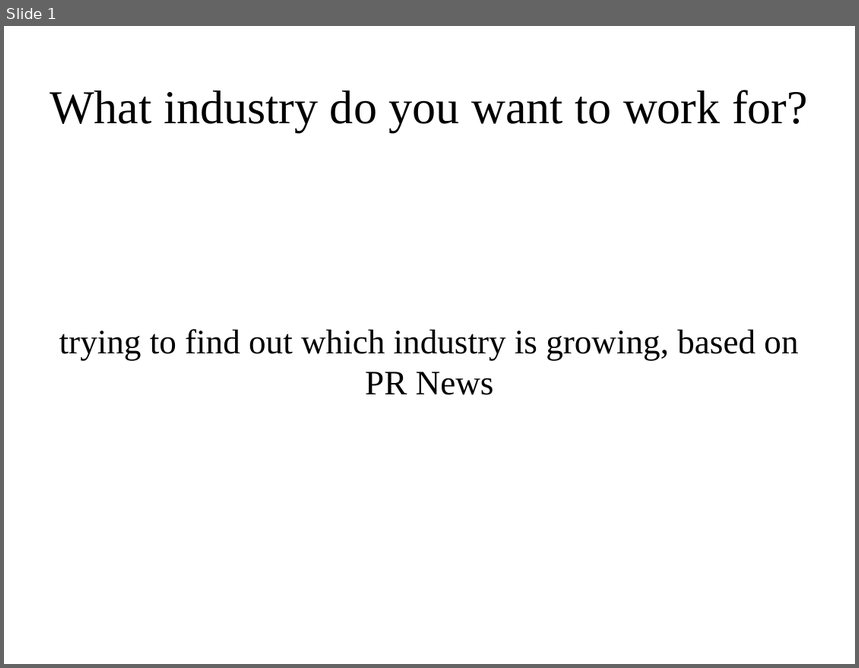
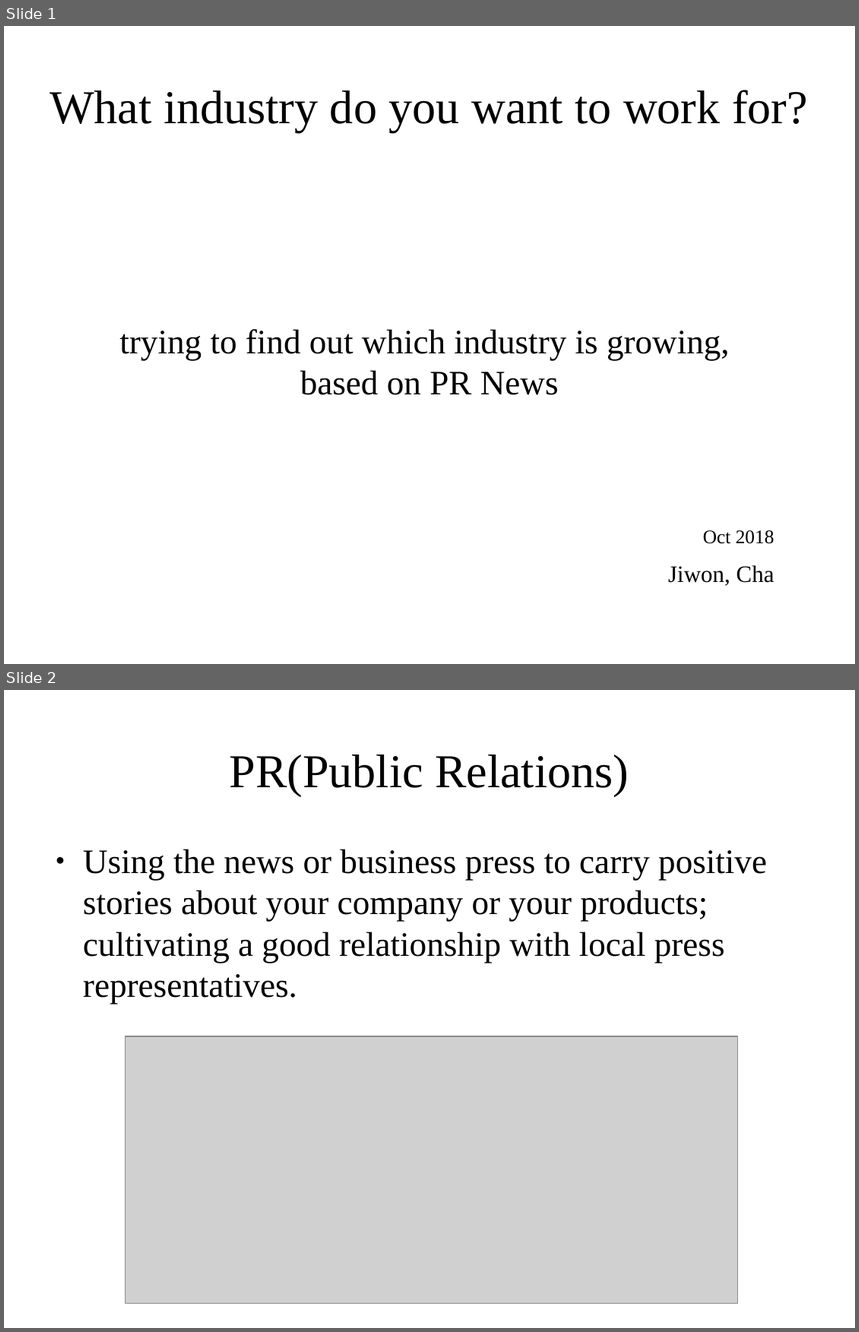
Before and after one commit to chazzy1/webscraping, a slide deck: documents/news_scraping.odp. Shown one above the other, each under a label of ours: slide 1 before the commit, slides 1 and 2 after it. The pictures are 859x668 and 859x1332 pixels, drawn with LibreOffice and Linux fonts; fonts in the diff are those of the drawing; grey boxes stand for pictures. Boxes give left, top, right and bottom in pixels: in the first picture for what was removed or moved away, otherwise in the second. Text is boxed around its words. In the diff, an @@ line names an element or a change of style, - is before the commit and + after.

```diff
--- a/documents/news_scraping.odp
+++ b/documents/news_scraping.odp
@@ slide 2 added at (4,690,855,1328), background #FFFFFF @@
@@ title added at (230,755,629,796), 44 pt, text #000000 @@
+PR(Public Relations)
@@ text added at (83,849,767,1004), 32 pt, text #000000 @@
+● Using the news or business press to carry positive stories about your company or your products; cultivating a good relationship with local press representatives.
@@ picture added at (126,1037,738,1304) @@
@@ slide 1 changed as well @@
@@ subtitle at (120,329,730,395): text changed @@
-trying to find out which industry is growing, based on PR News
+trying to find out which industry is growing,
+based on PR News
@@ text added at (703,531,775,544), 18 pt, text #000000 @@
+Oct 2018
@@ text added at (668,566,775,586), 22 pt, text #000000 @@
+Jiwon, Cha
```
Also in this commit, not shown: 5 other slides changed, 8 other slides added, 3 slides removed, 7 other files.
